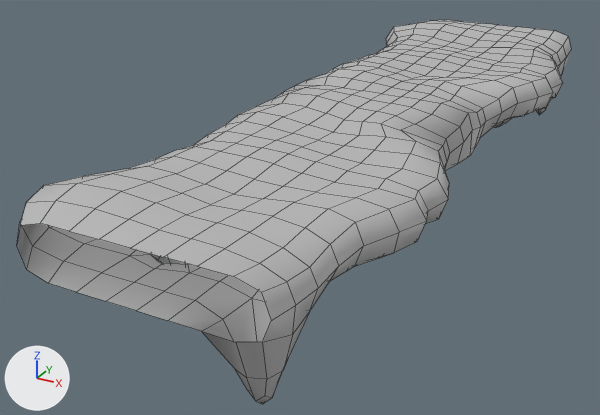
Two versions of the FBX model Assets/02_Art/2_Models/Structure/PisoHielo/SinUv/ModIce3.fbx, one commit apart.
One viewpoint serves both versions: a 50 mm lens placed at (21.7, -34.6, 10.3), pointed at (6.1, -6.1, -3.9). Every picture has the same lights, and +X, +Y and +Z are marked at lower left. Mesh edges are drawn as thin lines. Where no turn or scale is listed for an object, it has been applied to the vertices.
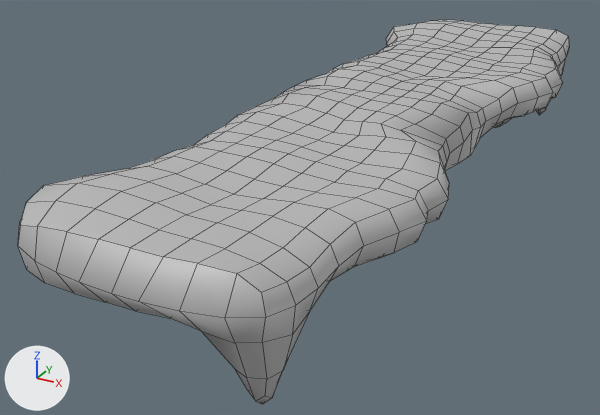
The edits, one by one:
me_mesh is used by ob_pcube5; location (8.35, -3.58, -1.44).
me_mesh had 823 vertices, 808 faces and spanned x -5.6..5.6, y -16.3..16.3, z -2.4..2.4.
me_mesh now has 837 vertices, 840 faces and spans x -5.6..5.6, y -17.5..17.3, z -2.4..2.4.
Part 1, on me_mesh:
7 vertices move from x -2.9..4.5, y 16.3, z 0.3..2.2 to x -2.9..4.3, y 16.2..16.6, z 0.3..2.2.
7 vertices are added at x -3.0..3.6, y 16.8..17.3, z 1.2..1.4.
16 new faces join them.
Part 2, on me_mesh:
9 vertices move from x -2.9..4.5, y -16.3, z 0.3..2.2 to x -2.9..4.3, y -16.5..-16.2, z 0.3..2.2.
7 vertices are added at x -2.7..3.6, y -17.5..-16.8, z 1.3..1.5.
16 new faces join them.

Location of each change, [x1, y1, x2, y2] in pixels of the pictures (600 x 415 px):
'pCube5', reshaped: before [17, 20, 571, 404]; after [18, 20, 569, 404]
part 1 of me_mesh, built on: before [434, 20, 571, 70]; after [434, 20, 569, 65]
part 2 of me_mesh, built on: before [21, 201, 296, 379]; after [18, 201, 296, 379]
